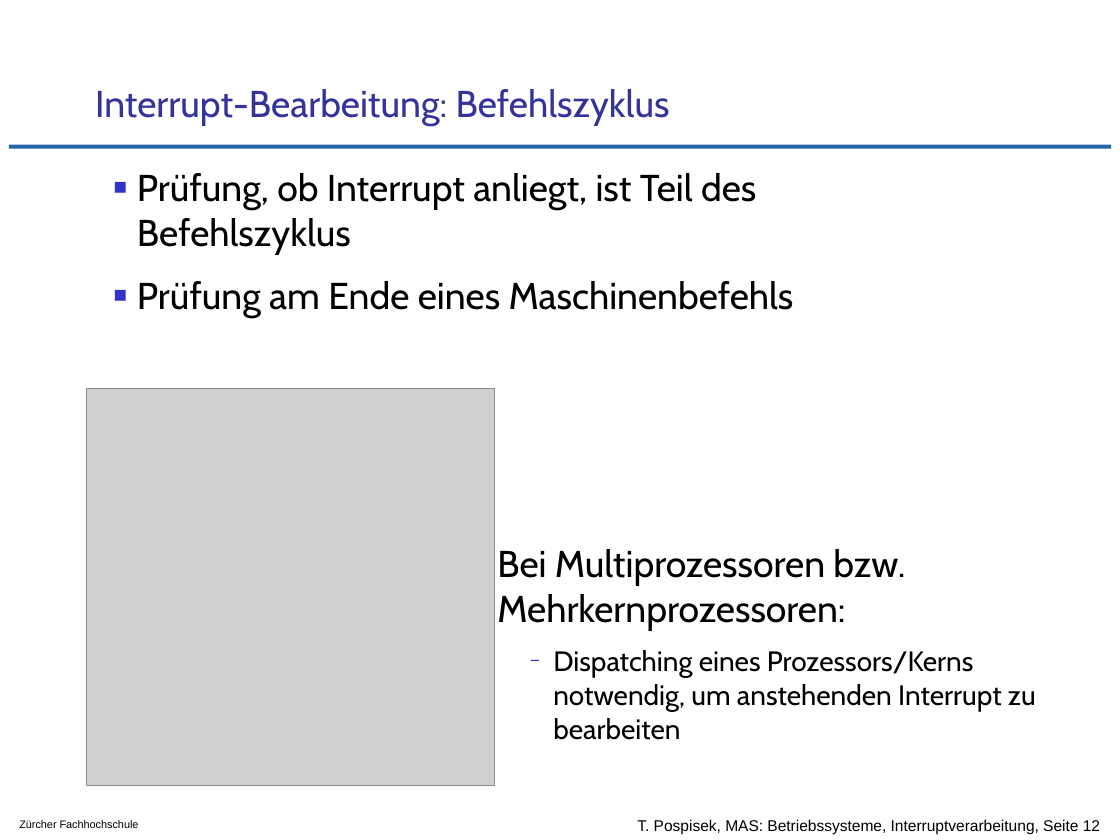
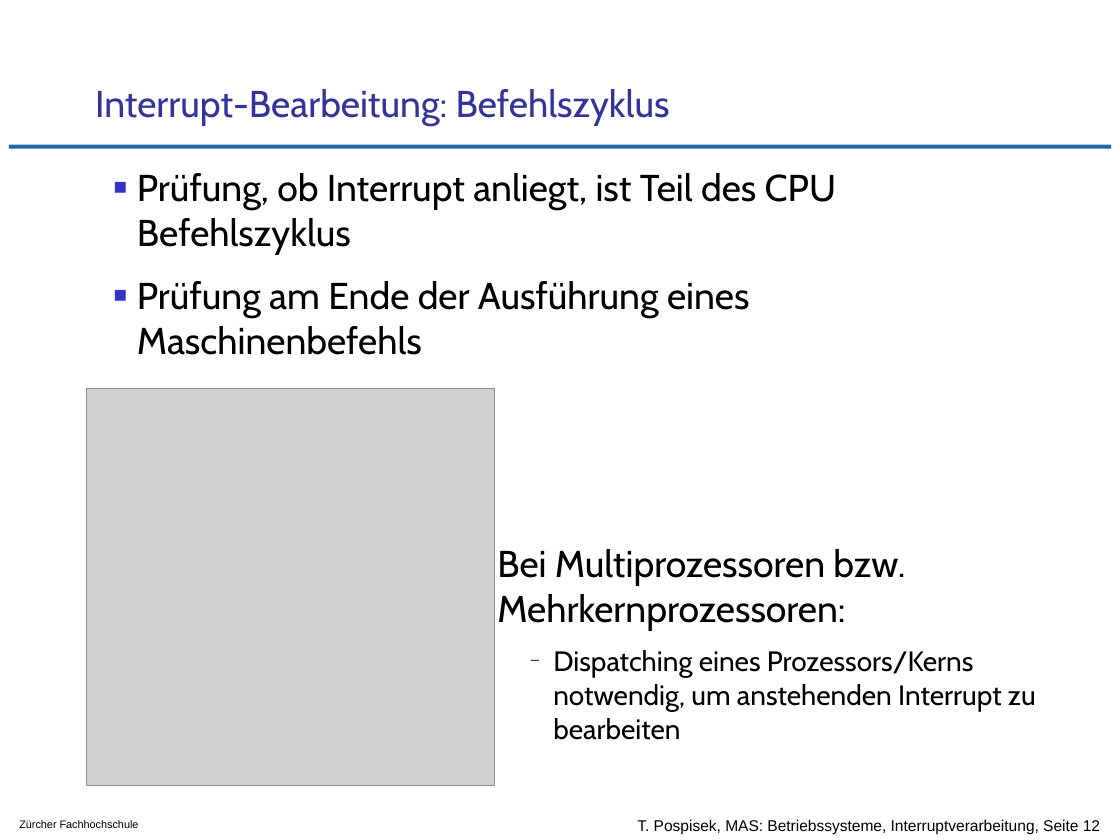
Before and after one commit to tpo/betriebssysteme, a slide deck: slide 12 of 04-3_Interruptverarbeitung_in_Betriebssystemen.odp. Drawn at 1120x840 pixels with LibreOffice and Linux fonts; fonts in the diff are those of the drawing; grey boxes stand for pictures; background and template pictures are left out. Boxes give left, top, right and bottom in pixels: in the first picture for what was removed or moved away, otherwise in the second. Text is boxed around its words. In the diff, an @@ line names an element or a change of style, - is before the commit and + after.

```diff
--- a/04-3_Interruptverarbeitung_in_Betriebssystemen.odp
+++ b/04-3_Interruptverarbeitung_in_Betriebssystemen.odp
@@ text at box(137, 173, 836, 355): text changed @@
-■ Prüfung, ob Interrupt anliegt, ist Teil des Befehlszyklus
-■ Prüfung am Ende eines Maschinenbefehls
+■ Prüfung, ob Interrupt anliegt, ist Teil des CPU Befehlszyklus
+■ Prüfung am Ende der Ausführung eines Maschinenbefehls
```
Also in this commit, not shown: 1 other slide changed, 1 other file.
